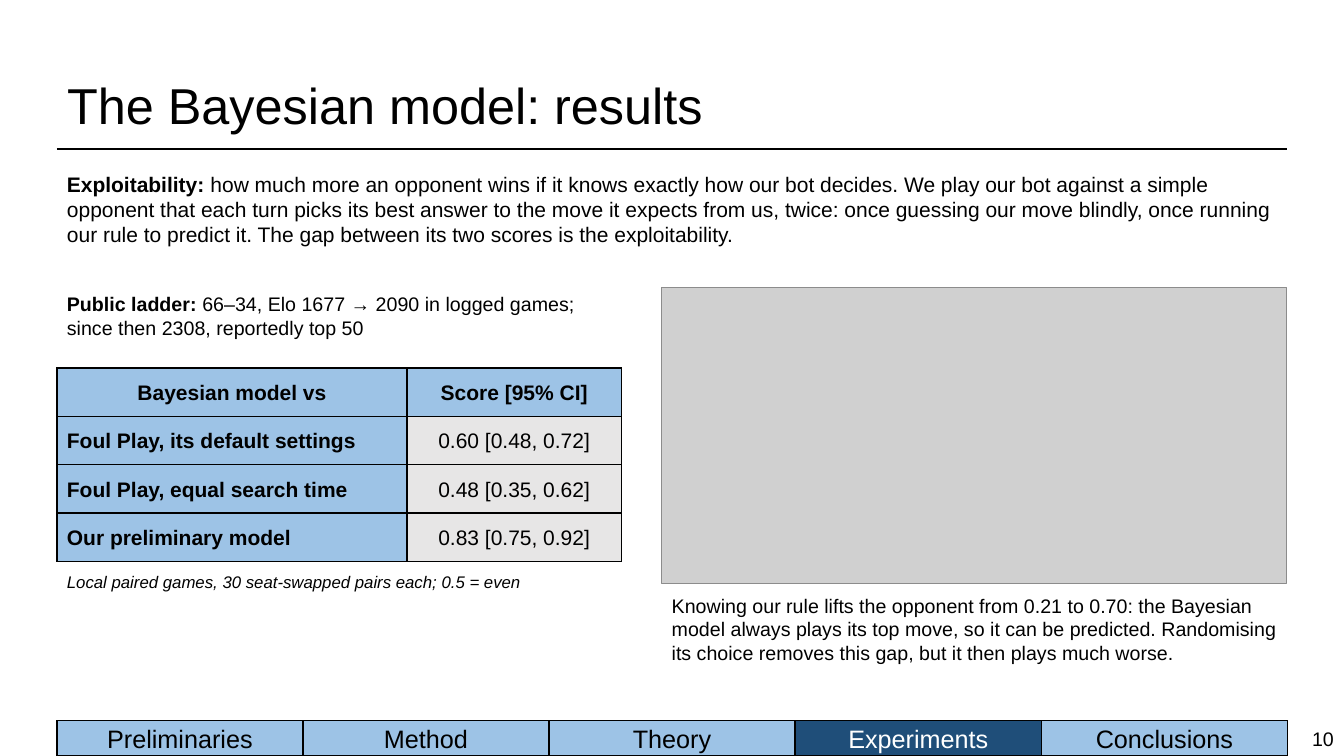
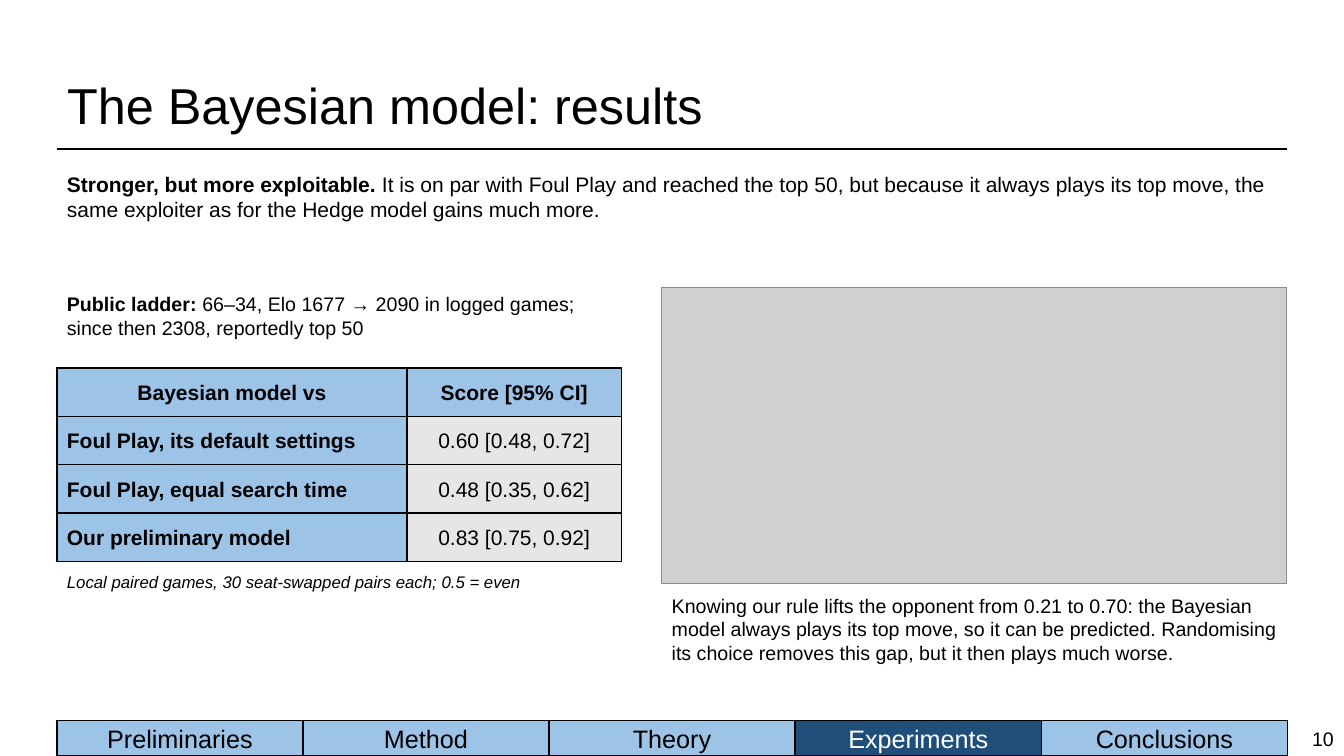
Before and after one commit to BioFanat/pokemon-equilibrium-engine, a slide deck: slide 10 of report/slides/deck.pptx. Drawn at 1344x756 pixels with LibreOffice and Linux fonts; fonts in the diff are those of the drawing; grey boxes stand for pictures. Boxes give left, top, right and bottom in pixels: in the first picture for what was removed or moved away, otherwise in the second. Text is boxed around its words. In the diff, an @@ line names an element or a change of style, - is before the commit and + after.

Commit message:
Deck: Hedge-limitations slide shows only the Hedge model, explains exploiter gain there, and charts each term's share of the per-turn shortfall

```diff
--- a/report/slides/deck.pptx
+++ b/report/slides/deck.pptx
@@ text at (67,176,1264,221): text changed @@
-Exploitability: how much more an opponent wins if it knows exactly how our bot decides. We play our bot against a simple opponent that each turn picks its best answer to the move it expects from us, twice: once guessing our move blindly, once running our rule to predict it. The gap between its two scores is the exploitability.
+Stronger, but more exploitable. It is on par with Foul Play and reached the top 50, but because it always plays its top move, the same exploiter as for the Hedge model gains much more.
```
Also in this commit, not shown: 1 other slide changed, 4 other files.
